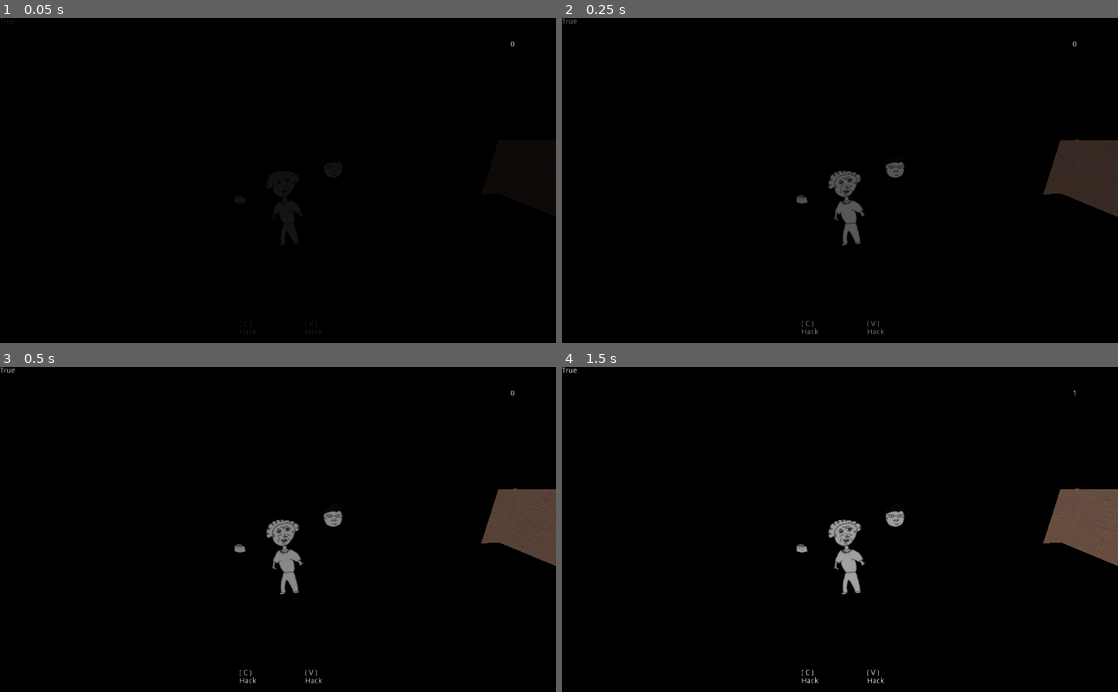
Above: before the commit, frames 1-4 (two rows, left to right).
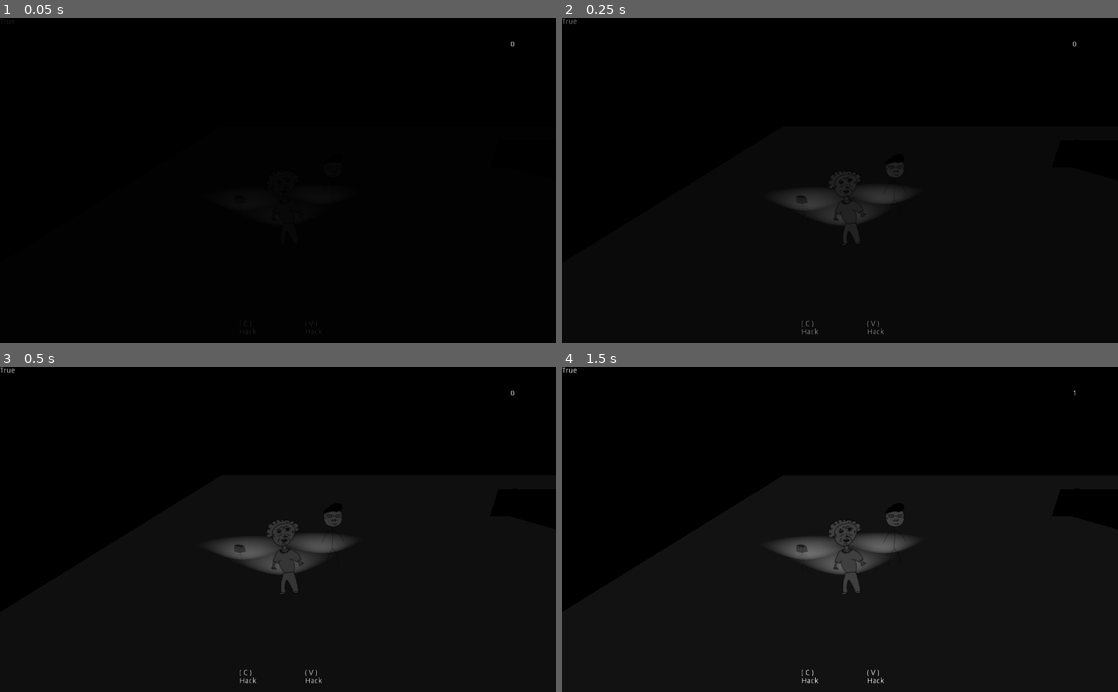
Above: after the commit, the same moments.

Repository: grunkgrunk/gwj-20
Game: Godot game, scene res://World.tscn
The game is run twice, just before and just after one commit, with the same random seed, the same clock (stepped at 60 frames per second) and the same inputs. The engine's default icon, where the game draws it, is replaced by a stand-in: a white triangle on a blue panel in a dark square.
Inputs:
- Up to frame 1 (0.05 s): no input
- Up to frame 2 (0.25 s): no input
- Up to frame 3 (0.5 s): no input
- Up to frame 4 (1.5 s): tap Enter (ui_accept) at 0.5, 0.77, 1.25 s; hold Right (ui_right) 0.53-1.28 s; tap C (action_1) at 0.6 s; hold Down (ui_down) from 1.28 s (still down); tap V (action_2) at 1.35 s

The runs differ from the first frame. In frame 2, 4.6% of the frame differs, in the area x 38-100%, y 37-70%; in frame 3, 5.0%; in frame 4, 5.1%, in the area x 36-100%, y 37-71%.

Commit message:
added simple level

Diff:
--- a/game/Actions.gd
+++ b/game/Actions.gd
@@ -32,7 +32,7 @@
 	virtual_keyboard = mk_keyboard()
 
 # Called every frame. 'delta' is the elapsed time since the previous frame.
-func _process(delta):
+func _process(_delta):
 	if G.paused:
 		return
 	update()
--- a/game/Character.gd
+++ b/game/Character.gd
@@ -2,7 +2,7 @@
 
 signal used_ability
 
-var movespeed = 10
+var movespeed = 50
 
 onready var actions = $Actions
 
--- a/game/Clock.gd
+++ b/game/Clock.gd
@@ -1,4 +1,4 @@
 extends Label
 
-func _process(delta):
+func _process(_delta):
 	text = str(floor(G.current_time))
--- a/game/Dog.gd
+++ b/game/Dog.gd
@@ -4,6 +4,7 @@
 
 func _ready():
 	connect("body_entered", self, "b")
+	$Animation.connect("animation_finished", self, "anim_end")
 
 
 func b(body):
@@ -15,10 +16,17 @@
 func go_to_grill():
 	$Animation.play("MoveToGrill")
 
-func _on_Animation_animation_finished(name):
-	for b in get_overlapping_bodies():
-		if b.is_in_group("Player"):
-			catch()
+func return_to_rest():
+	$Animation.play("MoveToGrill", true)
+
+func anim_end(name):
+	if name == "ReturnToRest":
+		for b in get_overlapping_bodies():
+			if b.is_in_group("Player"):
+				catch()
+
+	else:
+		$Animation.play("ReturnToRest")
 
 func catch():
 	print("You lost")
--- a/game/Dog.tscn
+++ b/game/Dog.tscn
@@ -1,10 +1,26 @@
-[gd_scene load_steps=4 format=2]
+[gd_scene load_steps=5 format=2]
 
 [ext_resource path="res://doggo.png" type="Texture" id=1]
 [ext_resource path="res://Dog.gd" type="Script" id=2]
 
 [sub_resource type="SphereShape" id=1]
 radius = 1.8978
+
+[sub_resource type="Animation" id=2]
+resource_name = "MoveToGrill"
+length = 6.0
+tracks/0/type = "value"
+tracks/0/path = NodePath("Position3D/Sprite3D:translation")
+tracks/0/interp = 1
+tracks/0/loop_wrap = true
+tracks/0/imported = false
+tracks/0/enabled = true
+tracks/0/keys = {
+"times": PoolRealArray( 0, 1, 2, 3 ),
+"transitions": PoolRealArray( 0.392292, 2.92817, 0.901251, 1 ),
+"update": 0,
+"values": [ Vector3( 0, 0, 0 ), Vector3( 0, 8.73506, 6.56434 ), Vector3( 0, 0, 11.828 ), Vector3( 11.4994, 0, 11.828 ) ]
+}
 
 [node name="Dog" type="Area" groups=[
 "Actor",
@@ -18,7 +34,11 @@
 [node name="Position3D" type="Position3D" parent="."]
 
 [node name="Sprite3D" type="Sprite3D" parent="Position3D"]
-transform = Transform( 0.3, 0, 0, 0, 0.3, 0, 0, 0, 0.3, 0, 0, 0 )
+transform = Transform( 0.3, 0, 0, 0, 0.3, 0, 0, 0, 0.3, 0, 2.0574, 1.54612 )
 billboard = 2
 shaded = true
+alpha_cut = 1
 texture = ExtResource( 1 )
+
+[node name="Animation" type="AnimationPlayer" parent="."]
+anims/MoveToGrill = SubResource( 2 )
--- a/game/Wall.tscn
+++ b/game/Wall.tscn
@@ -6,6 +6,8 @@
 extents = Vector3( 1, 1, 0.0928216 )
 
 [node name="Sprite3D" type="Sprite3D"]
+modulate = Color( 0, 0, 0, 1 )
+alpha_cut = 1
 texture = ExtResource( 1 )
 region_enabled = true
 region_rect = Rect2( 0, 0, 200, 1024 )
--- a/game/World.tscn
+++ b/game/World.tscn
@@ -16,6 +16,22 @@
 [ext_resource path="res://Boy.tscn" type="PackedScene" id=14]
 [ext_resource path="res://Wall.tscn" type="PackedScene" id=15]
 
+[sub_resource type="Animation" id=2]
+resource_name = "ReturnToRest"
+length = 3.0
+tracks/0/type = "value"
+tracks/0/path = NodePath("Position3D/Sprite3D:translation")
+tracks/0/interp = 1
+tracks/0/loop_wrap = true
+tracks/0/imported = false
+tracks/0/enabled = true
+tracks/0/keys = {
+"times": PoolRealArray( 0, 1, 2, 3 ),
+"transitions": PoolRealArray( 1, 0.901251, 2.92817, 0.392292 ),
+"update": 0,
+"values": [ Vector3( 11.4994, 0, 11.828 ), Vector3( 0, 0, 11.828 ), Vector3( 0, 8.73506, 6.56434 ), Vector3( 0, 0, 0 ) ]
+}
+
 [sub_resource type="Environment" id=1]
 background_mode = 1
 
@@ -25,6 +41,8 @@
 dad_path = NodePath("Characters/Dad")
 boy_path = NodePath("Characters/Boy")
 
+[node name="test" parent="." instance=ExtResource( 8 )]
+
 [node name="Camera" type="Camera" parent="."]
 transform = Transform( 0.999092, 0.0142892, -0.0401288, 0, 0.942058, 0.335451, 0.042597, -0.335147, 0.941203, -79.7786, 11.6902, 14.031 )
 current = true
@@ -32,7 +50,7 @@
 inital_target_path = NodePath("../Characters/Granny")
 
 [node name="Ground" parent="." instance=ExtResource( 8 )]
-transform = Transform( 3, 0, 0, 0, -1.31134e-07, -1, 0, 3, -4.37114e-08, 0, 0, 0 )
+transform = Transform( 100, 0, 0, 0, 100, 0, 0, 0, 100, 0, 0, 0 )
 
 [node name="ui" parent="." instance=ExtResource( 2 )]
 
@@ -40,7 +58,7 @@
 script = ExtResource( 7 )
 
 [node name="Grill" parent="Characters" instance=ExtResource( 9 )]
-transform = Transform( 1, 0, 0, 0, 1, 0, 0, 0, 1, 27.9241, 1.29634, 28.7696 )
+transform = Transform( 1, 0, 0, 0, 1, 0, 0, 0, 1, 27.9241, 0.102977, 31.1357 )
 doggo = NodePath("../Dog")
 
 [node name="Computer" parent="Characters" instance=ExtResource( 12 )]
@@ -48,7 +66,13 @@
 doorpath = NodePath("../Door")
 
 [node name="Dog" parent="Characters" instance=ExtResource( 10 )]
-transform = Transform( 1, 0, 0, 0, 1, 0, 0, 0, 1, 16.5471, 3.28324, 20.241 )
+transform = Transform( 1, 0, 0, 0, 1, 0, 0, 0, 1, 16.5471, 2.21861, 20.241 )
+
+[node name="Sprite3D" parent="Characters/Dog/Position3D" index="0"]
+transform = Transform( 0.3, 0, 0, 0, 0.3, 0, 0, 0, 0.3, 0, 2.0574, 1.54612 )
+
+[node name="Animation" parent="Characters/Dog" index="2"]
+anims/ReturnToRest = SubResource( 2 )
 
 [node name="SecurityCam" parent="Characters" instance=ExtResource( 11 )]
 transform = Transform( 1, 0, 0, 0, 1, 0, 0, 0, 1, 23.8721, -3.60891, 7.4422 )
@@ -124,6 +148,9 @@
 
 [node name="DebugLight" type="DirectionalLight" parent="."]
 transform = Transform( 0.292068, -0.849331, 0.439696, 0.128683, 0.49046, 0.861911, -0.947701, -0.195156, 0.252542, 0, 11.233, 0 )
+visible = false
+
+[editable path="Characters/Dog"]
 
 [editable path="Characters/Guard"]
 
Not shown: 1 places in game/World.tscn that only renumber resources
